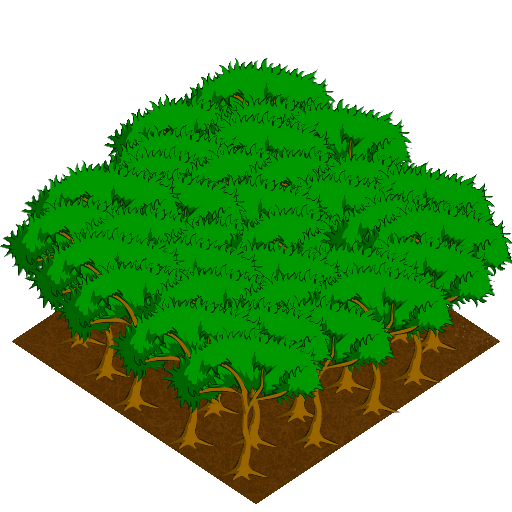
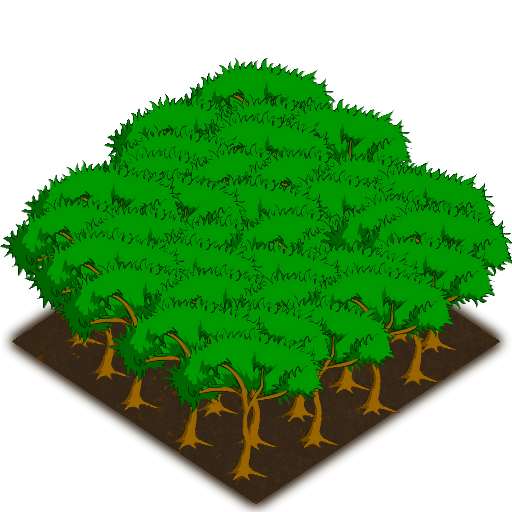
Layers edited between the first and the second 512 × 512 image:
moved "lnd_tile_forest.png" above "Layer 2", painted on it over (x1=2, y1=298, x2=512, y2=504)
renamed "fake frame" to "Layer 2", showed it, opacity 58% → 100%, painted on it over (x1=2, y1=298, x2=512, y2=512)
